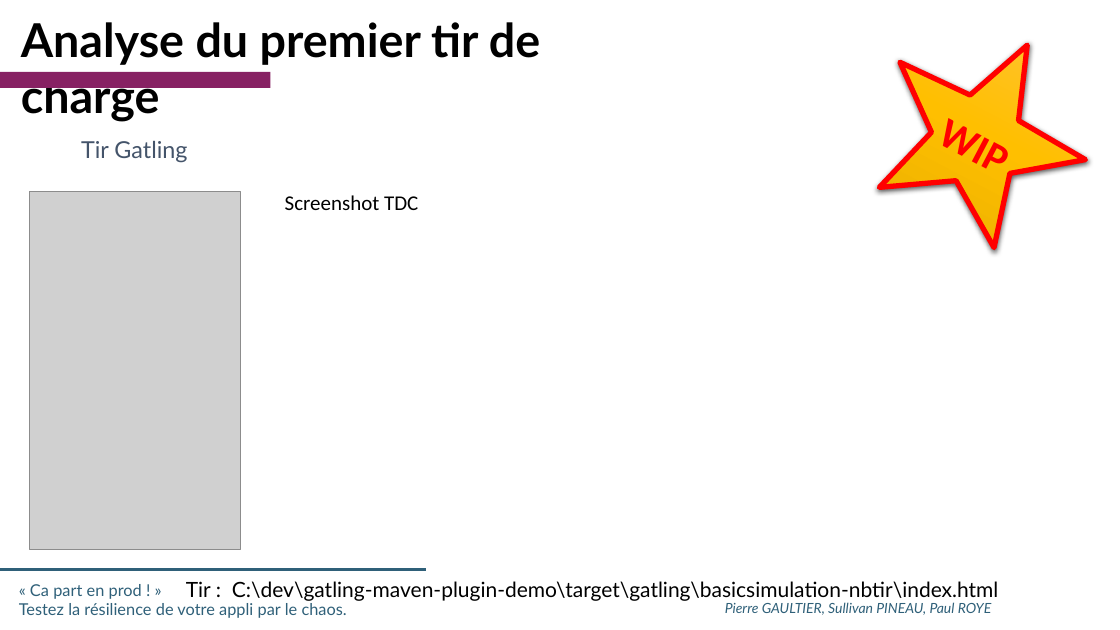
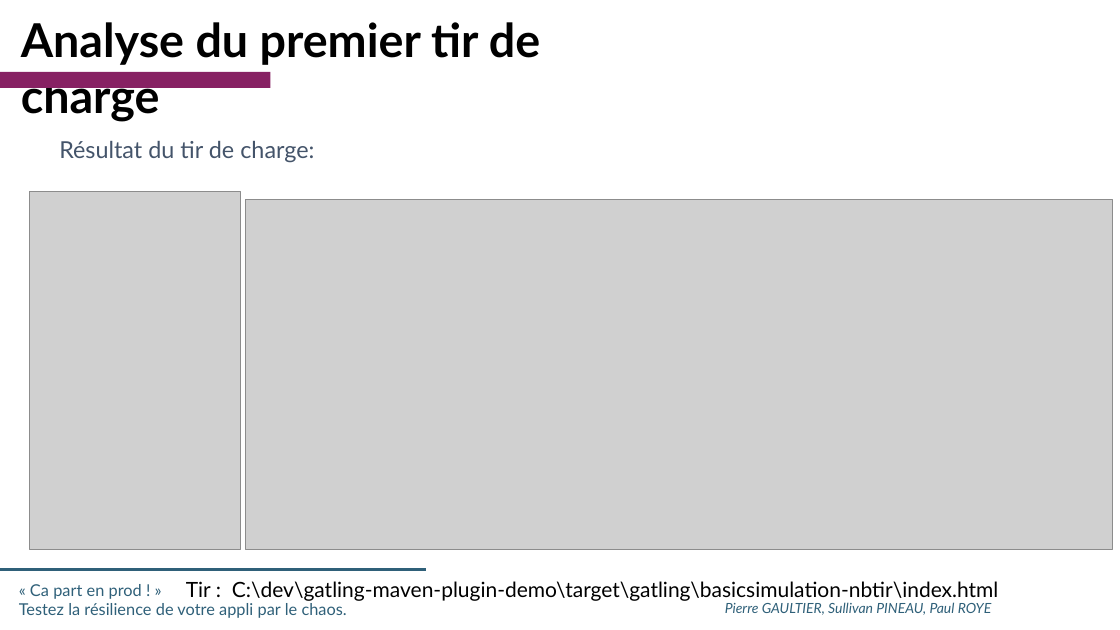
Before and after one commit to SII-Codelab-Chaos/Codelab-Chaos-TP, a slide deck: slide 17 of Hands-On -Chaos - SLIDES.pptx. Drawn at 1120x630 pixels with LibreOffice and Linux fonts; fonts in the diff are those of the drawing; grey boxes stand for pictures; background and template pictures are left out. Boxes give left, top, right and bottom in pixels: in the first picture for what was removed or moved away, otherwise in the second. Text is boxed around its words. In the diff, an @@ line names an element or a change of style, - is before the commit and + after.

```diff
--- a/Hands-On -Chaos - SLIDES.pptx
+++ b/Hands-On -Chaos - SLIDES.pptx
@@ star removed at [844,0,1120,266] @@
-WIP
@@ text at [59,141,314,163]: text changed @@
-Tir Gatling
+Résultat du tir de charge:
@@ picture added at [245,199,1112,549] @@
@@ text removed at [285,195,418,210] @@
-Screenshot TDC
```
Also in this commit, not shown: 3 other slides changed, 1 slide added.
